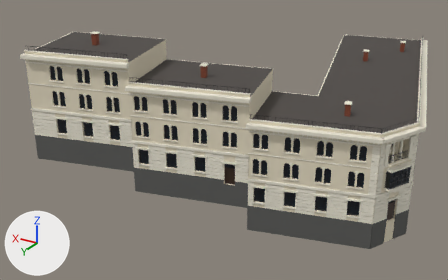
The glTF model data/models/bmorskaya15.glb, before and after one commit.
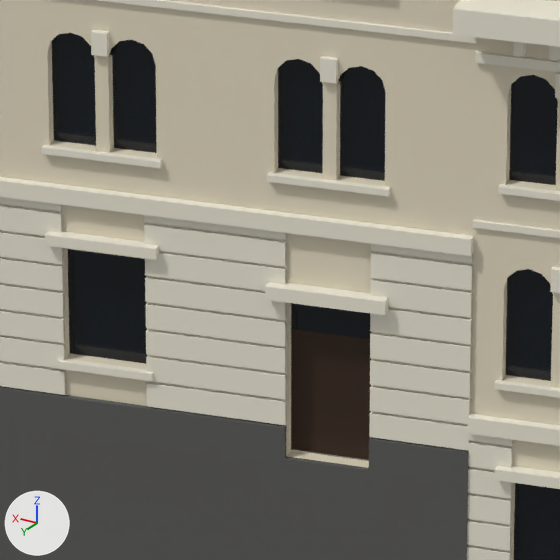
Each version appears first whole from a 50 mm camera at (-21.1, 94.3, 40.6) aimed at (25.9, 16.0, 1.4), and next in a close-up on the part from 42% to 58% of the width and 44% to 71% of the height. The lights are fixed; the arrows at lower left show +X, +Y and +Z. The older version's two pictures come first. Vertices at exactly the same position are counted once.

Objects in the first close-up: 'bmorskaya15_glass', 'bmorskaya15_stone', 'bmorskaya15_trim', 'bmorskaya15_wall', 'bmorskaya15_wood'.
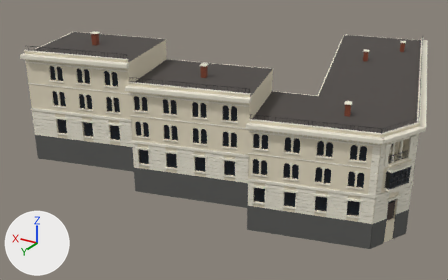
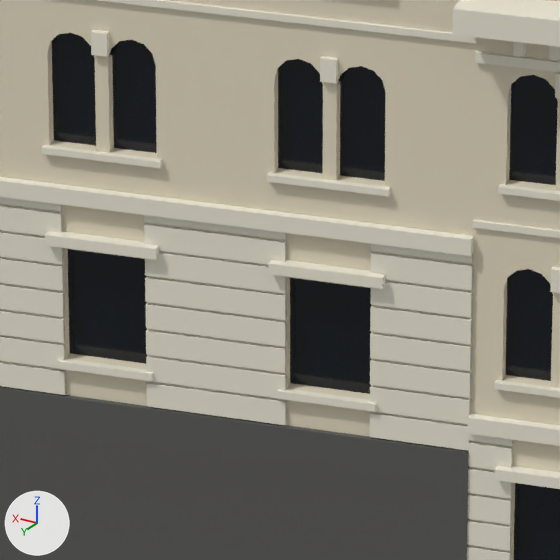
Changed parts and their boxes (x1, y1, x2, y2) in the close-ups (560 x 560 px; the box of a moved part takes in the faces that stretch with it):
part 1 of me_bmorskaya15_glass, moved or reshaped
    before: (291, 303, 371, 339)
    after: (290, 278, 372, 394)
part 2 of me_bmorskaya15_stone, built on
    both: (0, 386, 469, 484)
part 3 of me_bmorskaya15_trim, moved or reshaped
    before: (265, 282, 389, 315)
    after: (268, 260, 386, 289)
part 4 of me_bmorskaya15_trim, added (pale yellow)
    after: (277, 388, 377, 412)
part 5 of me_bmorskaya15_wall, built on
    before: (0, 248, 472, 468)
    after: (0, 248, 472, 442)
part 6 of me_bmorskaya15_wood, deleted (brown)
    before: (291, 329, 371, 460)

Diff of the bpy script that builds the scene:
```diff
--- a/data/models/bmorskaya15.glb.py
+++ b/data/models/bmorskaya15.glb.py
@@ me_bmorskaya15_glass @@
 me_bmorskaya15_glass.from_pydata(...)  # 588 vertices, 296 faces; spans x -5.3..45.7, y -20.8..37.8, z 0.6..17.2
-me_bmorskaya15_glass.vertices[204].co = (14.8, 31.5, 5.6)
-me_bmorskaya15_glass.vertices[205].co = (16.2, 31.9, 5.6)  # pixel (291, 328)
-me_bmorskaya15_glass.vertices[206].co = (16.2, 31.9, 6.3)
-me_bmorskaya15_glass.vertices[207].co = (14.8, 31.5, 6.3)
+# me_bmorskaya15_glass part 1
+me_bmorskaya15_glass.vertices[204].co = (14.8, 31.6, 4.6)
+me_bmorskaya15_glass.vertices[205].co = (16.2, 32.0, 4.6)  # pixel (290, 383)
+me_bmorskaya15_glass.vertices[206].co = (16.2, 32.0, 6.7)
+me_bmorskaya15_glass.vertices[207].co = (14.8, 31.6, 6.7)
 me_bmorskaya15_glass.materials.append(mat_glass)
@@ me_bmorskaya15_stone @@
-me_bmorskaya15_stone.from_pydata(...)  # 86 vertices, 130 faces; spans x -5.4..43.0, y -21.5..39.0, z -3.0..6.9
+me_bmorskaya15_stone.from_pydata(...)  # 78 vertices, 120 faces; spans x -5.4..43.0, y -21.5..39.0, z -3.0..6.9
+# me_bmorskaya15_stone part 2
+# 8 vertices are removed from x 14.7..16.2, y 31.8..32.3, z 3.3..3.9
+# 16 faces are deleted
+# 6 new faces join them
 me_bmorskaya15_stone.materials.append(mat_stone)
@@ me_bmorskaya15_trim @@
-me_bmorskaya15_trim.from_pydata(...)  # 4698 vertices, 5280 faces; spans x -6.1..46.4, y -21.9..39.7, z 0.6..20.2
+me_bmorskaya15_trim.from_pydata(...)  # 4706 vertices, 5290 faces; spans x -6.1..46.4, y -21.9..39.7, z 0.6..20.2
+# me_bmorskaya15_trim part 3: the loose piece of 8 vertices spanning x 14.4..16.5, y 31.7..32.5, z 6.3..6.6 is moved by (0.0, 0.0, 0.4)
+# me_bmorskaya15_trim part 4: 8 vertices added at x 14.6..16.3, y 31.8..32.3, z 4.5..4.6
 me_bmorskaya15_trim.materials.append(mat_trim)
@@ me_bmorskaya15_wall @@
-me_bmorskaya15_wall.from_pydata(...)  # 2010 vertices, 2843 faces; spans x -5.3..46.3, y -21.5..38.9, z -3.0..18.9
+me_bmorskaya15_wall.from_pydata(...)  # 1991 vertices, 2815 faces; spans x -5.3..46.3, y -21.5..38.9, z -3.0..18.9
+# me_bmorskaya15_wall part 5
+# 23 vertices are removed from x 13.0..28.5, y 31.4..35.3, z 3.3..6.3
+# 64 faces are deleted
+# 4 vertices are added at (14.8, 31.6, 4.6), (14.8, 31.6, 6.7), (16.2, 31.9, 4.6), (16.2, 31.9, 6.7)
+# 36 new faces join them
 me_bmorskaya15_wall.materials.append(mat_wall)
@@ me_bmorskaya15_wood @@
-me_bmorskaya15_wood.from_pydata(...)  # 20 vertices, 10 faces; spans x -4.0..16.2, y -19.8..31.9, z 0.0..10.2
+me_bmorskaya15_wood.from_pydata(...)  # 16 vertices, 8 faces; spans x -4.0..5.4, y -19.8..25.2, z 0.0..10.2
+# me_bmorskaya15_wood part 6: the loose piece of 4 vertices spanning x 14.8..16.2, y 31.5..31.9, z 3.3..5.6 is deleted
 me_bmorskaya15_wood.materials.append(mat_wood)
```
